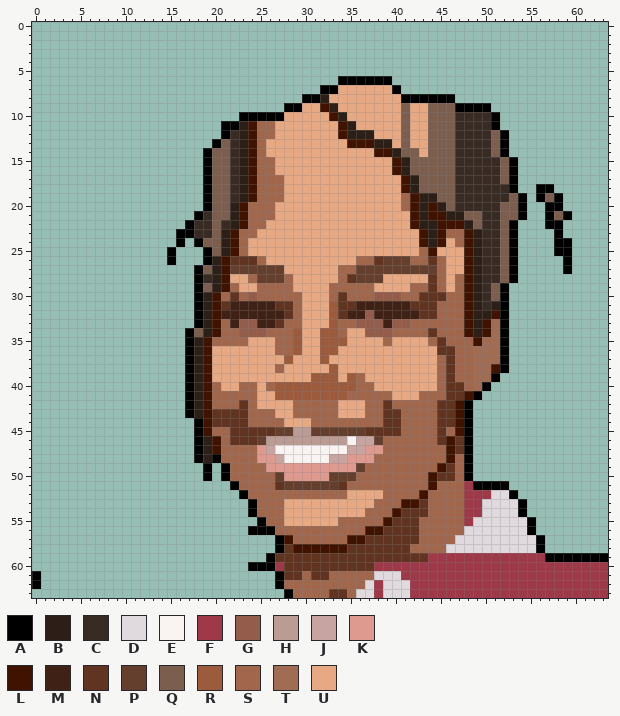
Pixel-art sprite -- public/img/avatars/14632781_64x64.png. The picture above was drawn from the file before the commit.
The file is 64x64 pixels. Colours within 5 levels of each other are drawn and written as one.
Palette (. is transparent): A #000000  B #2c1f17  C #382b24  D #e0d9de  E #f9f3f2  F #9d3948  G #945c4a  H #bb9c94  J #c8a4a1  K #df9a90  L #401300  M #402116  N #603420  P #643f2d  Q #7c5e4e  R #9b5b3c  S #a0674d  T #a06c53  U #e7a884
Pixels before (only the part around the change), first column x 0:
 0 ................................................................
 1 ................................................................
 2 ................................................................
 3 ................................................................
 4 ................................................................
 5 ................................................................
 6 ..................................AAAAAA........................
 7 ................................AAUUUUUUA.......................
 8 ..............................AABUUUUUUUUAAAAAA.................
 9 ............................AAUULBUUUUUUUQUUQQQAAAA.............
10 .......................AAAAAUUUUULBUUUUUUQUUQQQCCCCA............
11 .....................AABLSSUUUUUUULBUUUUUQUUQQQCCCCA............
12 .....................ACBLSSUUUUUUULBBBUUUQUUQQQCCCCQA...........
13 ....................AQCBLSUUUUUUUUULLLBBUQUUQQQCCCCQA...........
14 ...................AQQCBLSUUUUUUUUUUUULLBQQUQQQCCCCQA...........
15 ...................AQQCBLSSUUUUUUUUUUUUULBQQQQQCCCCCQA..........
16 ...................AQQCBLSSUUUUUUUUUUUUULBQQQQQCCCCCQA..........
17 ...................AQQCBLSSSUUUUUUUUUUUUULBQQQQCCCCCQA..........
18 ...................AQQCBLSSSUUUUUUUUUUUUULBQQQQCCCCCCA..AA......
19 ...................AQQCBLSSSUUUUUUUUUUUUUSLBBQQCCCCCCQA.AQA.....
20 ...................AQQBLSSSUUUUUUUUUUUUUUSLBLBQCCCCCQQA..AA.....
21 ..................ACQQBLSSSUUUUUUUUUUUUUUULBLLBBQQCCQQA..AQA....
22 .................ACCQCBLSSUUUUUUUUUUUUUUUULBBLLLBQCCQA...AA.....
23 ................AACCQBLSSUUUUUUUUUUUUUUUUUULBLSSLBCCQA....A.....
24 ................A.AQQBLSUUUUUUUUUUUUUUUUUUULBLUSLBCCQA....AA....
25 ...............A...AQBLSUUUUUUUUUUUUUUUUUUUSLUUULBCCQA....AA....
26 ...............A...ABLNNNSUUUUUUUUUUSSNPPPSSNSUULBCCQA.....A....
27 ..................AQBLPPPPPPUUUUUUSSPPPPPPPPPSUULBCCQA.....A....
28 ..................ACBLUUSPPPSUUUUUSNPPPUUUUUNSUSLBCCQA..........
29 ..................AQBLSUUSSSSUUUUSSSSSUUUUSSNSUSLBCQA...........
30 ..................ABLSNSGSSSSSUUUSNSSSGGGSSNNNSSLBCQA...........
31 ..................ABLNMMMMMNNSUUURNNMMMMMMNNNSSSLBCBA...........
32 ..................ABLMMMMMMMNSUUURNMMGMMMMMNNSSSLBBLA...........
33 ..................ABLSMGGMMNSSUUURSSGGGMGGSSSSSSLBLTA...........
34 .................AQBLSSGGGSSSRUURRSUUGGGSSSSNSSSLBLTA...........
35 .................ABLSSSSUUUSSRUURRRUUUUSUUUUSNSSSLTTA...........
36 .................ABLUUUUUUUSSRUURRUUUUUUUUUUUNNSSTTTA...........
37 .................ABLUUUUUUUURUUURUUUUUUUUUUUUSNSSTTTA...........
38 .................ABLUUUUUUUSUUUUURUUUUUUUUUUUSNSSTTLA...........
39 .................ABLUUUUUUUUUUURRRURSUUUUUUUUSNSSTTA............
40 .................ABLSUUSSUSRRRRRRRRRSSUUUUUUUSNNSTA.............
41 .................ABLSSSSSUURRRRRRRRSSSSSUUUSSSNNLA..............
42 .................ABLSSSNSUUUUSSSSSUUUSSNSSSSSNNLA...............
43 .................ABLNNNNSSSUUSSSSSUUUSSNNSSSSNNLA...............
44 ..................ALNNNNSSSSUUUSSSSSSSSNNSSSSNNLA...............
45 ..................ALSSNNNNNPPHHPPPPPPNNNNSSSSNSLA...............
46 ..................ABLSNNNPHHHHHHHHHEJJPSSSSSSNLNA...............
47 ..................ABLSSSSKJEEEEEEEEJJKKSSSSSSSLNA...............
48 ..................ABASSSSKKJEEEEEJJKKKSSSSSSSSLSA...............
49 ...................A.ASSSSKKKKKKKKKKPSSSSSSSSLNSA...............
50 ...................A.ASSSSSPKKKKKPPPSSSSSSSSLNNSA...............
51 ......................ASSSSNPPPPPPNSSSSSSSSSLSSSFAAAA...........
52 .......................ASSSSSSSSSSSUUUUSSSSLSSSSFFFDDA..........
53 ........................ASSSUUUUUUUUUUSSSLLNSSSSFFDDDDA.........
54 ........................ASSSUUUUUUUUUSSSLNNNSSSSFFDDDDA.........
55 .........................ASSUUUUUUSSSSSLNNNSSSSSFDDDDDDA........
56 ........................AAASSSSSSSSSSLLNNNNSSSSSDDDDDDDA........
57 ...........................ALSSSSSSLLNNNNNNSSSSDDDDDDDDDA.......
58 ...........................ANLLLLLLNNNNNNNSSSSDDDDDDDDDDA.......
59 ..........................ANNNNNNNNNNNNNNNNNFFFFFFFFFFFFFAAAAAAA
60 ........................AAAFNNNNNNNNNNFFFFFFFFFFFFFFFFFFFFFFFFFF
61 A..........................ANNSNNSSSSSDDDFFFFFFFFFFFFFFFFFFFFFFF
62 A..........................ASSSSSSSSSDFDDDFFFFFFFFFFFFFFFFFFFFFF
63 ............................ASSSSNNSDDFDDDFFFFFFFFFFFFFFFFFFFFFF
The result:
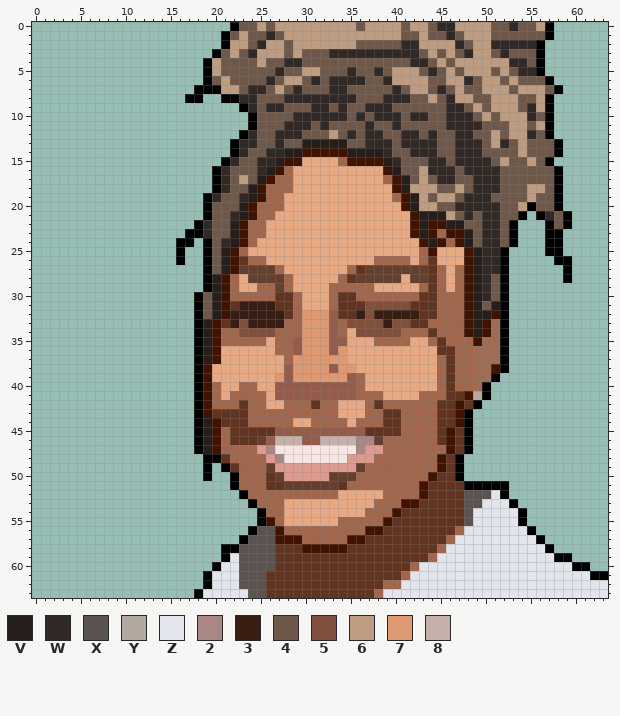
Colours new in this view: V #261e1b  W #312925  X #5a5350  Y #b2a8a0  Z #e2e5ec  2 #a88785  3 #381d13  4 #6e584a  5 #81503c  6 #bd9c82  7 #de9972  8 #c6b1aa
The edit:
colour E: #f9f3f2 -> #f6e7e5
y 0: x 22..57 .................................... -> A4464666666666466664664WW666644W446A
y 1: x 21..57 ..................................... -> A4644W4666666666666644644W4666444444A
y 2: x 21..56 .................................... -> A664W664666666644444WW6666W466WWWWWA
y 3: x 20..56 ..................................... -> A464W66646444WWWWWWWWWW46464W664W444A
y 4: x 19..56 ...................................... -> A64444644WW444444444444WW464666666WW4A
y 5: x 19..56 ...................................... -> A6444444W4466444W44W46664W464666464WWA
y 6: x 19..57 ...............AAAAAA.................. -> A464444W4664W4WWWW44W66664466W46646444A
y 7: x 18..58 ..............AAUUUUUUA.................. -> AAA664WW464W444WW44444W4664W464466646664A
y 8: x 17..18 .. -> AA; x 21..57 .........AABUUUUUUUUAAAAAA........... -> AAWW444WWWWWWWW444WWW4464W6644666446A
y 9: x 23..57 .....AAUULBUUUUUUUQUUQQQAAAA....... -> AW4WW444WW4W44WWW444444WW4646664W6A
y 10: x 23 A -> .; x 25..57 AAAUUUUULBUUUUUUQUUQQQCCCCA...... -> 4444WWWWWW4W4WWW4WW44WWW464666W4A
y 11: x 21..57 AABLSSUUUUUUULBUUUUUQUUQQQCCCCA...... -> ...A444WWW4W4444W44W44444WWWW4446646A
y 12: x 21..57 ACBLSSUUUUUUULBBBUUUQUUQQQCCCCQA..... -> ..AW44WWW44464W4WW44WW4W44WW446466W4A
y 13: x 20..58 AQCBLSUUUUUUUUULLLBBUQUUQQQCCCCQA...... -> ..AWW44W44VVVVV44WWW4WWWW44WWW46W46444A
y 14: x 19..58 AQQCBLSUUUUUUUUUUUULLBQQUQQQCCCCQA...... -> ...AW44WWVVLLLLLVVVVW44WWW44WWW44446444A
y 15: x 19..29 AQQCBLSSUUU -> ..AW44WWVLL; x 34..57 UUUUUULBQQQQQCCCCCQA.... -> SLLLLVW444WW4WWWW464464A
y 16: x 19..28 AQQCBLSSUU -> .AW444WVLS; x 39..58 ULBQQQQQCCCCCQA..... -> LV446WWW4WWWW444444A
y 17: x 19..26 AQQCBLSS -> .AW464VL; x 28 U -> S; x 39..58 UULBQQQQCCCCCQA..... -> SLV464WW44WWW444444A
y 18: x 19..25 AQQCBLS -> .AW44VL; x 28 U -> S; x 40..58 ULBQQQQCCCCCCA..AA. -> LV6664464WWW444664A
y 19: x 20..25 QQCBLS -> W44WVL; x 40..57 USLBBQQCCCCCCQA.AQ -> SLV64664WWW4444644
y 20: x 20..24 QQBLS -> 444VL; x 27 U -> S; x 41..57 SLBLBQCCCCCQQA..A -> LV6644WWWWW446A44
y 21: x 18..24 ACQQBLS -> .A44WVL; x 43..53 BLLBBQQCCQQ -> VVV64W4WW44; x 56..58 .AQ -> AW4
y 22: x 17..22 ACCQCB -> .AW44V; x 43..44 BB -> VL; x 46..52 LLBQCCQ -> VV44WW4; x 58..59 A. -> 4A
y 23: x 16 A -> .; x 18..23 CCQBLS -> AW44VL; x 25 U -> S; x 42..52 ULBLSSLBCCQ -> LVLSLLV4WW4; x 57 . -> A
y 24: x 17..24 .AQQBLSU -> A.A4WVLS; x 44 B -> V; x 46..52 USLBCCQ -> SLV4WW4; x 57 . -> A; x 59 A -> .
y 25: x 15..16 A. -> .A; x 20..21 QB -> 4V; x 49..53 BCCQA -> VWWA.; x 57 . -> A; x 59 A -> .
y 26: x 15..16 A. -> .A; x 20..22 BLN -> 4VL; x 24 N -> S; x 36..42 SSNPPPS -> UUSSSSU; x 45 S -> U; x 49..53 BCCQA -> VWWA.; x 58 . -> A
y 27: x 18..22 AQBLP -> .A4VL; x 27 P -> S; x 34 S -> U; x 36 P -> N; x 44 P -> N; x 47 U -> S; x 49..53 BCCQA -> VWWA.
y 28: x 18..20 ACB -> .AV; x 22 U -> S; x 24 S -> P; x 39..40 UU -> PP; x 42..43 UU -> PP; x 49..53 BCCQA -> VW4A.; x 59 . -> A
y 29: x 18..20 AQB -> .AV; x 27 S -> P; x 42 S -> U; x 49..51 BCQ -> VW4
y 30: x 19..22 BLSN -> 4VLS; x 24 G -> S; x 27..28 SS -> NN; x 35 S -> N; x 38..40 GGG -> SSS; x 45 N -> S; x 49..51 BCQ -> VW4
y 31: x 19..26 BLNMMMMM -> 4VLN3333; x 33 R -> S; x 36..41 MMMMMM -> N55555; x 49..51 BCB -> V4V
y 32: x 19..27 BLMMMMMMM -> 4VL333333; x 30..33 UUUR -> 777G; x 35..42 MMGMMMMM -> N3533333; x 49..50 BB -> VV
y 33: x 19 B -> V; x 21..27 SMGGMMN -> N353333; x 30..33 UUUR -> 777G; x 35..43 SGGGMGGSS -> 5555355NN; x 49 B -> V
y 34: x 17..19 AQB -> .AV; x 23..26 GGGS -> 5555; x 29..33 RUURR -> S777G; x 36..40 UGGGS -> 55555; x 49 B -> V
y 35: x 17..20 ABLS -> .AVL; x 24..25 UU -> SS; x 29..34 RUURRR -> G777GG; x 38 U -> S; x 40..41 UU -> SS
y 36: x 17..20 ABLU -> .AVL; x 29..34 RUURRU -> G777G7
y 37: x 17..20 ABLU -> .AVL; x 28..34 RUUURUU -> S777777
y 38: x 17..18 AB -> .A; x 27..35 SUUUUURUU -> UG7777G77
y 39: x 17..18 AB -> .A; x 27..35 UUUURRRUR -> 7G777777G
y 40: x 17..18 AB -> .A; x 26..35 SRRRRRRRRR -> UGGGGGGGGG; x 37 S -> U; x 47 N -> S
y 41: x 17..18 AB -> .A; x 21 S -> U; x 25 U -> S; x 27..35 RRRRRRRRS -> GGGGGGGGG; x 39 S -> U; x 49..50 A. -> YA
y 42: x 17..18 AB -> .A; x 25 U -> S; x 28 U -> S; x 31 S -> N; x 38..39 SN -> NS; x 48..49 A. -> NA
y 43: x 17..18 AB -> .A; x 27..28 UU -> SS
y 44: x 19..20 LN -> VL; x 28 U -> S; x 35 S -> U
y 45: x 19..20 LS -> VL; x 27..36 PPHHPPPPPP -> GGGGGGGGGG; x 46..47 SL -> LN
y 46: x 19 B -> V; x 26..37 HHHHHHHHHEJJ -> G888GG888822
y 47: x 19 B -> V; x 26 J -> 2; x 35..36 JJ -> E2
y 48: x 18..19 AB -> .A; x 21 S -> N; x 25 K -> S; x 27 J -> 2; x 33..34 JJ -> EE; x 45..48 SLSA -> LNA.
y 49: x 22 S -> N; x 26 K -> P; x 47..48 SA -> A.
y 50: x 21..22 AS -> .A; x 26 S -> N; x 47..48 SA -> A.
y 51: x 26 S -> N; x 43..48 SLSSSF -> LNNNNA
y 52: x 34 S -> U; x 44..53 SSSSFFFDDA -> NNNNXXXZA.
y 53: x 44..54 SSSSFFDDDDA -> NNNNXXZZZA.
y 54: x 24..25 AS -> .A; x 44..53 SSSSFFDDDD -> NNNNXZZZZZ
y 55: x 26 S -> L; x 43..55 SSSSSFDDDDDDA -> NNNNNXZZZZZA.
y 56: x 25..27 AAS -> XXL; x 43..46 SSSS -> NNNN; x 48..54 DDDDDDD -> ZZZZZZZ
y 57: x 23..27 ....A -> AXXXL; x 29 S -> L; x 43..45 SSS -> NNN; x 47..55 DDDDDDDDD -> ZZZZZZZZZ
y 58: x 21..27 ......A -> AAXXXXN; x 29 L -> N; x 42..44 SSS -> NNN; x 46..57 DDDDDDDDDDA. -> ZZZZZZZZZZZA
y 59: x 21..26 .....A -> AZXXXX; x 44..57 FFFFFFFFFFFFFA -> SZZZZZZZZZZZZZ; x 60..63 AAAA -> ....
y 60: x 20..27 ....AAAF -> AZZXXXXN; x 38..63 FFFFFFFFFFFFFFFFFFFFFFFFFF -> NNNNSZZZZZZZZZZZZZZZZZAA..
y 61: x 0 A -> .; x 19..27 ........A -> AZZZXXXNN; x 30 S -> N; x 33..63 SSSSSDDDFFFFFFFFFFFFFFFFFFFFFFF -> NNNNNNNNSZZZZZZZZZZZZZZZZZZZZAA
y 62: x 0 A -> .; x 19..63 ........ASSSSSSSSSDFDDDFFFFFFFFFFFFFFFFFFFFFF -> AZZZXXXNNNNNNNNNNNNNSSZZZZZZZZZZZZZZZZZZZZZZZ
y 63: x 18..32 ..........ASSSS -> AZZZZZXXNNNNNNN; x 35..63 SDDFDDDFFFFFFFFFFFFFFFFFFFFFF -> NNNSZZZZZZZZZZZZZZZZZZZZZZZZZ
Changed places in both pictures, as pixel boxes (x1, y1, x2, y2):
changed: (167, 22, 608, 598)
erased: (32, 571, 41, 589)
